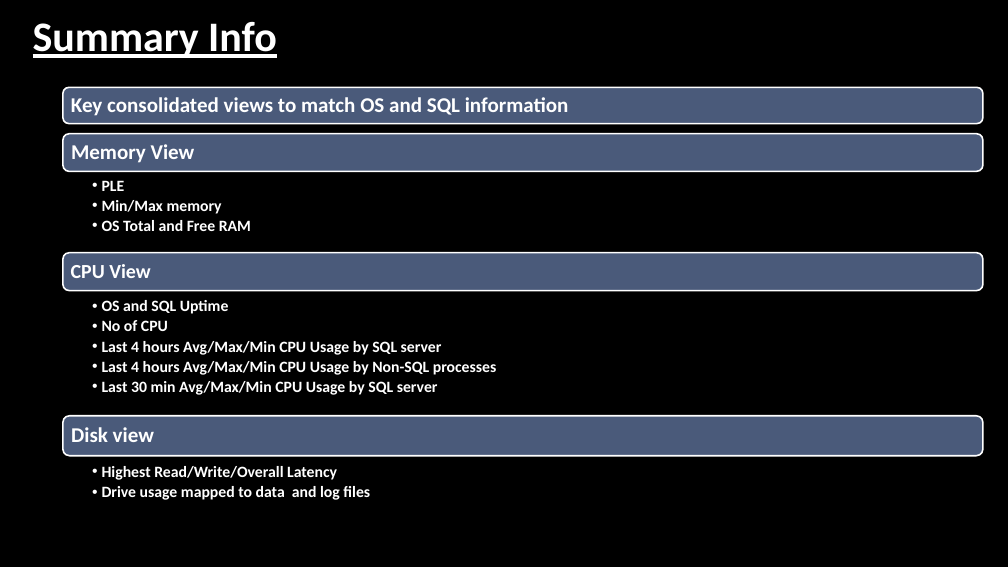
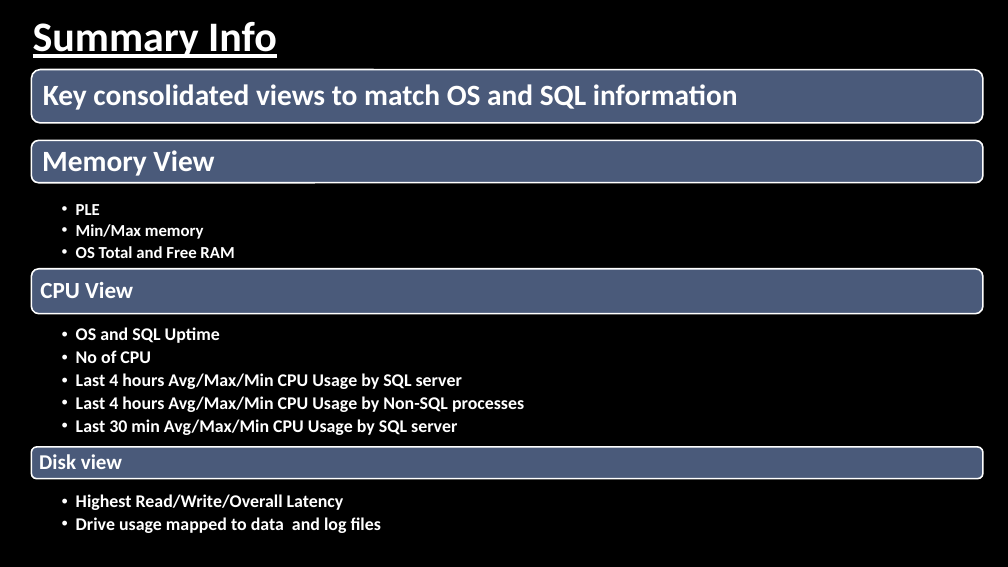
Before and after one commit to hedaprakash/SQLHealthCheck, a slide deck: slide 11 of Consolidated Essential Performance Health Check using PowerShell.pptx (slide 9 before the commit). Drawn at 1008x567 pixels with LibreOffice and Linux fonts; fonts in the diff are those of the drawing; background and template pictures are left out. Boxes give left, top, right and bottom in pixels: in the first picture for what was removed or moved away, otherwise in the second. Text is boxed around its words. In the diff, an @@ line names an element or a change of style, - is before the commit and + after.

```diff
--- a/Consolidated Essential Performance Health Check using PowerShell.pptx
+++ b/Consolidated Essential Performance Health Check using PowerShell.pptx
@@ rounded rectangle: place and size @@
-rounded rectangle at bbox=[63, 88, 983, 124]
+rounded rectangle at bbox=[31, 70, 982, 123]
@@ text "Key consolidated views to match ..." at bbox=[43, 84, 738, 110]: size 20 to 28 pt; more space between paragraphs @@
@@ text "Key consolidated views to match ...": place and size @@
-text "Key consolidated views to match ..." at bbox=[71, 97, 569, 116]
+text "Key consolidated views to match ..." at bbox=[43, 84, 738, 110]
@@ rounded rectangle: place and size @@
-rounded rectangle at bbox=[63, 134, 983, 172]
+rounded rectangle at bbox=[31, 141, 982, 183]
@@ text "Memory View": place and size @@
-text "Memory View" at bbox=[71, 144, 195, 163]
+text "Memory View" at bbox=[42, 150, 214, 176]
@@ text "Memory View" at bbox=[42, 150, 214, 176]: size 20 to 28 pt; more space between paragraphs @@
@@ text "PLE": place and size @@
-text "PLE" at bbox=[102, 180, 251, 231]
+text "PLE" at bbox=[76, 204, 234, 258]
@@ text "PLE" at bbox=[76, 204, 234, 258]: size 15 to 16 pt; indent changed @@
@@ rounded rectangle: place and size @@
-rounded rectangle at bbox=[63, 253, 983, 290]
+rounded rectangle at bbox=[31, 269, 982, 314]
@@ text "CPU View": place and size @@
-text "CPU View" at bbox=[71, 264, 150, 278]
+text "CPU View" at bbox=[40, 282, 133, 298]
@@ text "CPU View" at bbox=[40, 282, 133, 298]: size 19 to 22 pt; more space between paragraphs @@
@@ text "OS and SQL Uptime": place and size @@
-text "OS and SQL Uptime" at bbox=[102, 300, 497, 395]
+text "OS and SQL Uptime" at bbox=[76, 327, 524, 435]
@@ text "OS and SQL Uptime" at bbox=[76, 327, 524, 435]: size 15 to 17 pt; indent changed @@
@@ rounded rectangle: place and size @@
-rounded rectangle at bbox=[63, 416, 983, 456]
+rounded rectangle at bbox=[31, 447, 982, 479]
@@ text "Disk view": place and size @@
-text "Disk view" at bbox=[71, 427, 154, 442]
+text "Disk view" at bbox=[39, 454, 122, 469]
@@ text "Highest Read/Write/Overall Latency" at bbox=[76, 494, 381, 533]: size 15 to 17 pt; indent changed @@
@@ text "Highest Read/Write/Overall Latency": place and size @@
-text "Highest Read/Write/Overall Latency" at bbox=[102, 466, 370, 500]
+text "Highest Read/Write/Overall Latency" at bbox=[76, 494, 381, 533]
```
Also in this commit, not shown: 12 other slides changed, 2 slides added, 6 other files.
